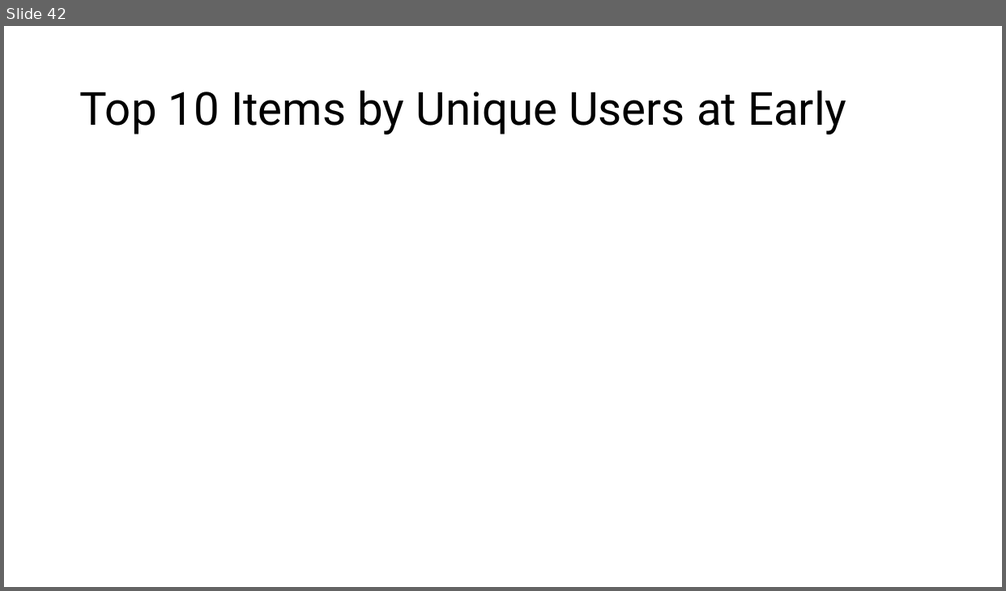
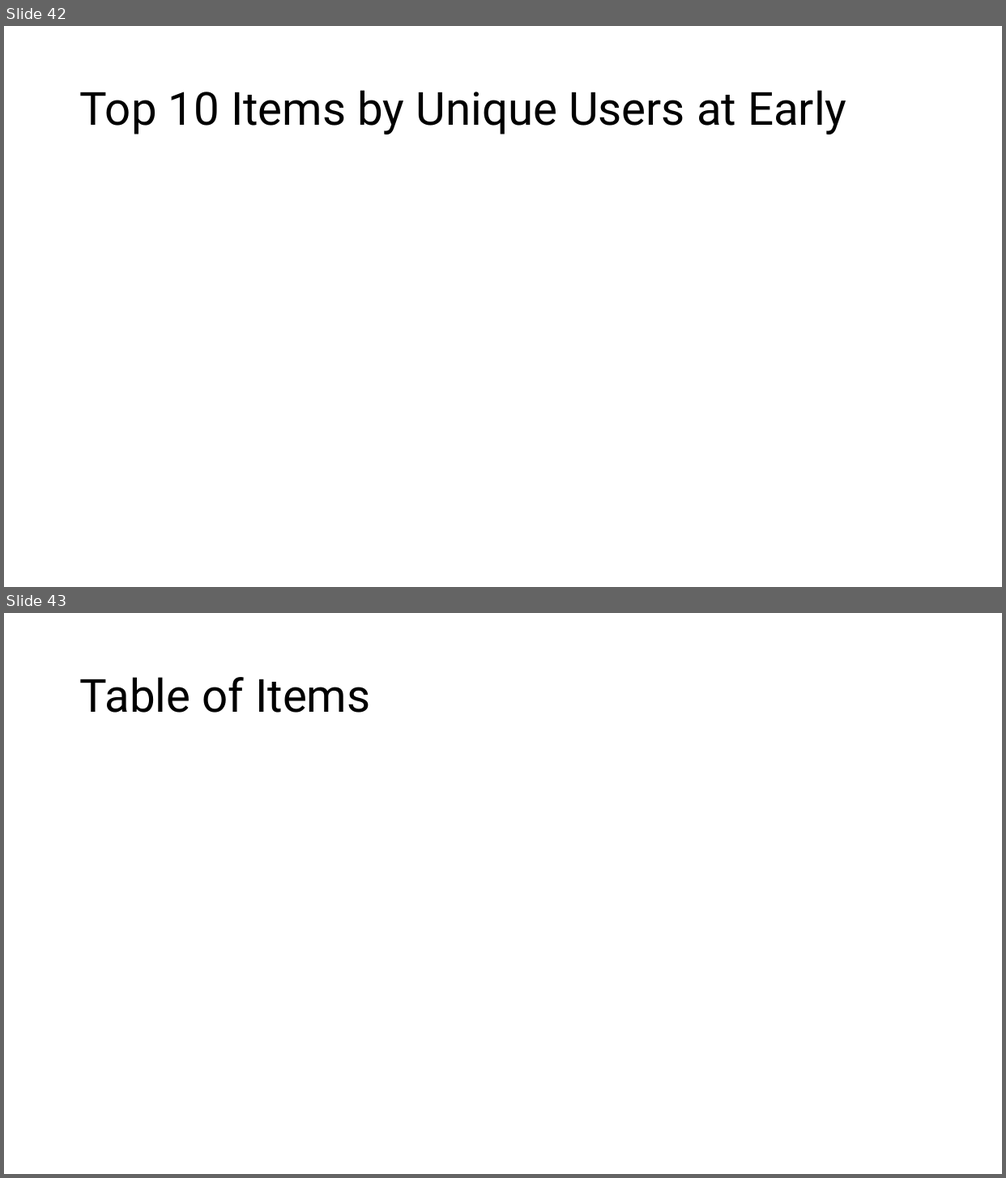
Before and after one commit to lizesteyn/FNBdataquest, a slide deck: Presentation1.pptx. Shown one above the other, each under a label of ours: slide 42 before the commit, slides 42 and 43 after it. The pictures are 1006x591 and 1006x1178 pixels, drawn with LibreOffice and Linux fonts; fonts in the diff are those of the drawing. Boxes give left, top, right and bottom in pixels: in the first picture for what was removed or moved away, otherwise in the second. Text is boxed around its words. In the diff, an @@ line names an element or a change of style, - is before the commit and + after.

```diff
--- a/Presentation1.pptx
+++ b/Presentation1.pptx
@@ slide 43 added at (4,613,1002,1174), background #FFFFFF @@
@@ title added at (80,677,370,713), 44 pt, text #000000 @@
+Table of Items
```
Also in this commit, not shown: 1 slide changed, 1 other file.
